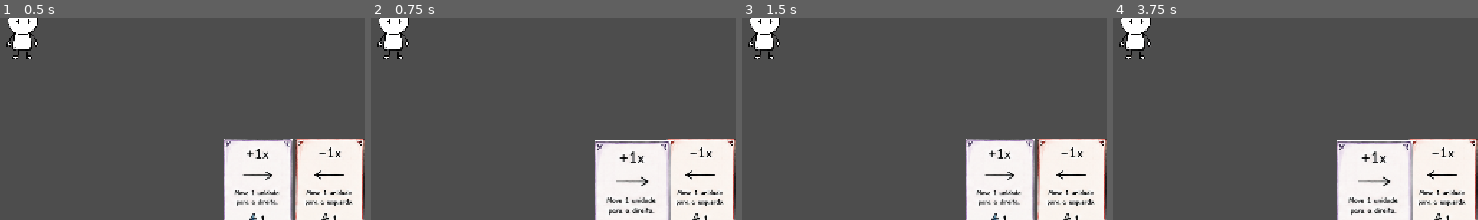
Above: before the commit, frames 1-4 (left to right).
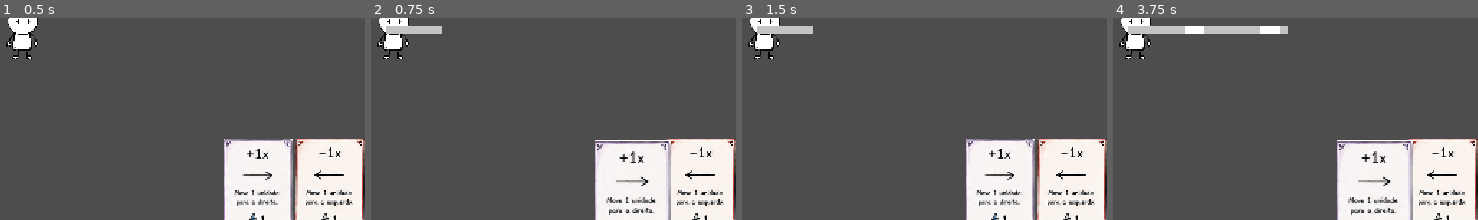
Above: after the commit, the same moments.

Repository: catolica-faculdade/incognita-deck
Game: Godot game, scene res://main/main.tscn
Same seed, same stepped clock (60 frames per second), same inputs: the game is played once before the commit and once after it.
Inputs (mouse positions are % of the whole screen's width and height, from its top left):
- Up to frame 1 (0.5 s): no input
- Up to frame 2 (0.75 s): click (35, 84) at 0.52 s
- Up to frame 3 (1.5 s): click (87, 80) at 1.25 s
- Up to frame 4 (3.75 s): click (35, 84) at 2.02 s; click (87, 80) at 2.75 s; click (35, 84) at 3.52 s
The pictures show only the part of the screen within x 0-50%, y 43-93%; the shares and areas given below are measured in that part.

Frame 1 is identical in both runs. In frame 2, 0.6% of the frame differs, in the area x 4-20%, y 3-8%; in frame 3, 0.6%; in frame 4, 1.7%, in the area x 4-48%, y 3-8%.

Commit message:
fix: get trajectory node path

Diff:
--- a/world/world.gd
+++ b/world/world.gd
@@ -22,7 +22,7 @@
 	add_child(player_instance)
 	player_instance.global_position = Vector2.ZERO
 	camera.global_position = Vector2(500, 0)
-	trajectory = player_instance.get_node("Player/TrajectoryNode/Trajectory")
+	trajectory = player_instance.get_node("TrajectoryNode/Trajectory")
 	spawn_mock_enemy(Vector2(8, 2))
 	spawn_mock_enemy(Vector2(10, 3))
 	spawn_mock_enemy(Vector2(12, 1))
